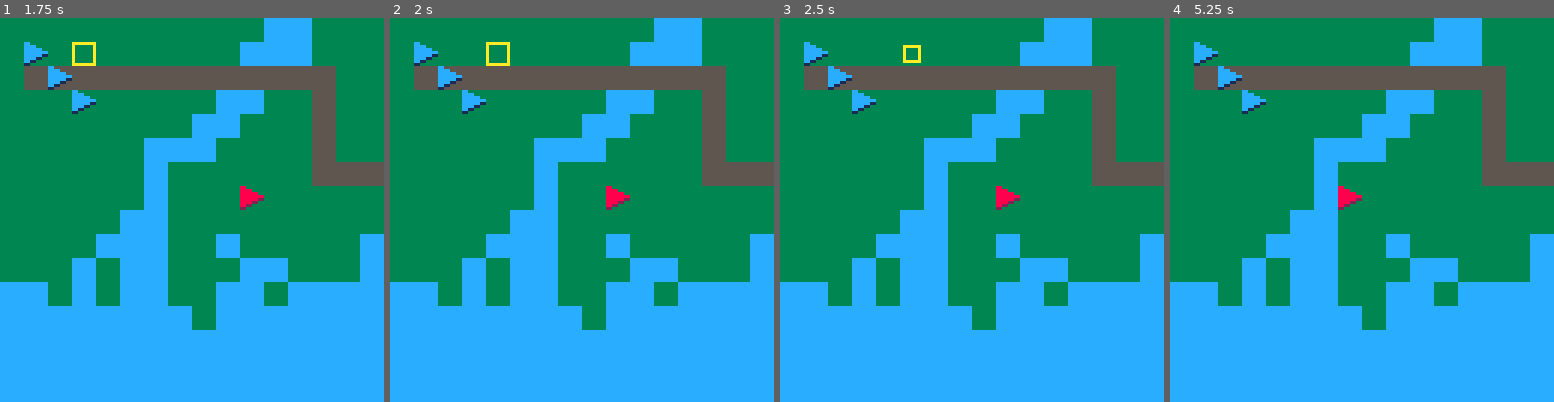
Above: before the commit, frames 1-4 (left to right).
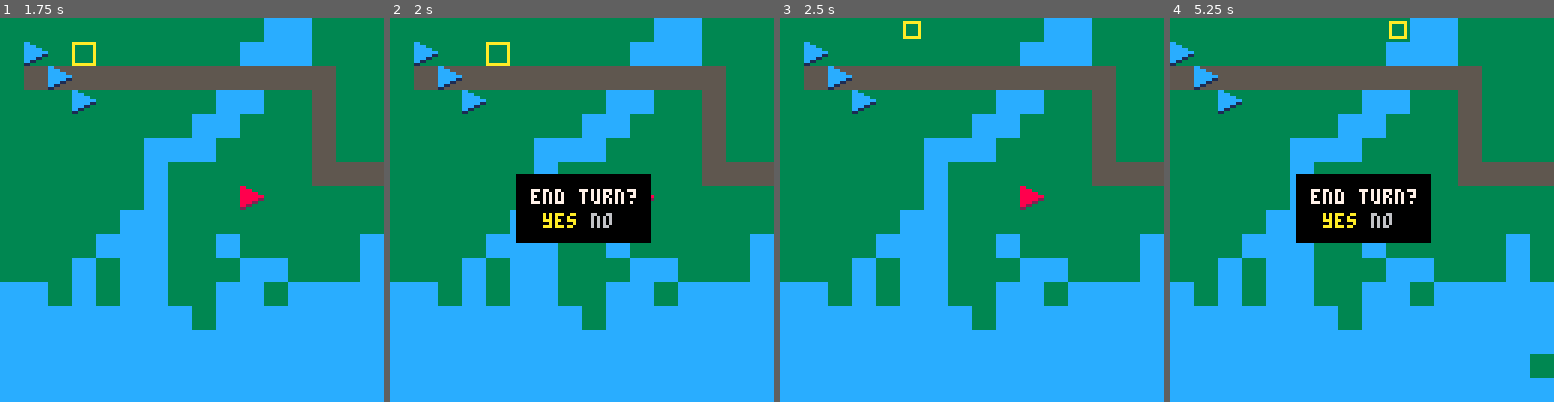
Above: after the commit, the same moments.

Repository: chrisallenlane/balance-of-power
Game: PICO-8 cartridge balance-of-power.p8
Same seed, same stepped clock (60 frames per second), same inputs: the game is played once before the commit and once after it.
Inputs:
- Up to frame 1 (1.75 s): tap X (X key) at 0.33, 1.07 s; tap O (Z key) at 0.7, 1.7 s; hold Right from 1.6 s (still down)
- Up to frame 2 (2 s): keep holding Right; tap X (X key) at 1.85 s
- Up to frame 3 (2.5 s): release Right at 2.1 s; tap O (Z key) at 2.1 s; hold Up 2.15-2.42 s; hold Right from 2.47 s (still down)
- Up to frame 4 (5.25 s): tap O (Z key) every 0.4 s from 2.5 to 4.9 s; tap X (X key) at 2.97, 4.08, 5.2 s; release Right at 3.03 s; hold Left 3.08-3.58 s; hold Down 3.63-3.97 s; hold Right 4.02-4.68 s; hold Up 4.73-5.03 s; hold Left from 5.08 s (still down)

Frame 1 is identical in both runs. In frame 2, 6.3% of the frame differs, in the area x 32-69%, y 40-59%; in frame 3, 0.7%; in frame 4, 26%, in the area x 0-100%, y 0-94%.

Commit message:
feat(Input): implement `Input:once`
- Implement `Input:once` method, which does not produce key repetitions

- Replace `Input:rep` with `Input:once` where appropriate

- Replace `btnp` and `btn` with `Input:once` where appropriate

Diff:
--- a/balance-of-power.p8
+++ b/balance-of-power.p8
@@ -22,6 +22,7 @@
 #include src/player.lua
 #include src/cpu.lua
 #include src/input.lua
+#include src/inputs.lua
 #include src/cell.lua
 #include src/queue.lua
 #include src/astar.lua
--- a/src/cursor.lua
+++ b/src/cursor.lua
@@ -41,7 +41,7 @@
     end
 
     -- "X"
-    if BtnX:rep() then
+    if BtnX:once() then
         -- determine whether a unit is beneath the cursor
         local unit, idx = Unit.at(self.cell.x, self.cell.y, Map.current.units)
 
@@ -94,7 +94,7 @@
 
     -- "Z"
     -- unselect a selected unit
-    if BtnZ:rep() and self.sel then
+    if BtnZ:once() and self.sel then
         self.sel = false
         Radius:clear()
     end
--- a/src/input.lua
+++ b/src/input.lua
@@ -10,6 +10,7 @@
     -- instance properties
     i.frame = 1
     i.wait = 8
+    i.pressed = {cur = false, prev = false}
 
     return i
 end
@@ -19,7 +20,7 @@
     -- if the button was not pressed, set the frame counter to `wait` minus 1.
     -- This ensures that a key press is registered when the key is initially
     -- pressed.
-    if not btn(self.btn) then
+    if not self.pressed.cur then
         self.frame = self.wait - 1
         return false
     end
@@ -36,6 +37,11 @@
     return false
 end
 
+-- Implement functionality similar to `btnp`, but without repetition
+function Input:once()
+    return not self.pressed.prev and self.pressed.cur
+end
+
 -- Initialize globals for reading button inputs
 BtnLeft = Input:new(0)
 BtnRight = Input:new(1)
--- /dev/null
+++ b/src/inputs.lua
@@ -0,0 +1,10 @@
+Inputs = {BtnLeft, BtnRight, BtnUp, BtnDown, BtnX, BtnZ}
+
+-- Poll the inputs. This runs once per update loop.
+function Inputs:poll()
+    for _, input in ipairs(self) do
+        -- record button press state for the current and previous frame
+        input.pressed.prev = input.pressed.cur
+        input.pressed.cur = btn(input.btn)
+    end
+end
--- a/src/main.lua
+++ b/src/main.lua
@@ -17,6 +17,7 @@
 end
 
 function _update60()
+    Inputs:poll()
     Game.screen:update()
 end
 
--- a/src/menu-balance.lua
+++ b/src/menu-balance.lua
@@ -3,10 +3,9 @@
 -- update "end turn?" menu state
 function MenuBalance:update(unit)
     -- close the menu if "Z" is pressed
-    if BtnZ:rep() then self.vis = false end
+    if BtnZ:once() then self.vis = false end
 
     -- move the stat selector
-    -- TODO: replace `rep` with `once`
     if BtnUp:rep() and self.sel >= 2 then
         self.sel = self.sel - 1
     elseif BtnDown:rep() and self.sel <= 2 then
--- a/src/menu-turn-end.lua
+++ b/src/menu-turn-end.lua
@@ -12,12 +12,12 @@
     end
 
     -- selection: "yes"
-    if btn(5) and self.sel == 1 then
+    if BtnX:once() and self.sel == 1 then
         Turn:turn_end()
         self.vis = false
 
         -- selection: "no"
-    elseif btn(4) or (btn(5) and self.sel == 2) then
+    elseif BtnZ:once() or (BtnX:once() and self.sel == 2) then
         self.vis = false
     end
 end
--- a/src/screen-intr.lua
+++ b/src/screen-intr.lua
@@ -1,5 +1,5 @@
 function Screens.intr.update()
-    if BtnX:rep() then Screens.load("battle") end
+    if BtnX:once() then Screens.load("battle") end
 end
 
 function Screens.intr.draw()
--- a/src/screen-title.lua
+++ b/src/screen-title.lua
@@ -4,15 +4,15 @@
     local sel = menu.sel
 
     -- up
-    if BtnUp:rep(2) and sel >= 2 then
+    if BtnUp:once() and sel >= 2 then
         menu.sel = sel - 1
 
         -- down
-    elseif BtnDown:rep(3) and sel <= 2 then
+    elseif BtnDown:once() and sel <= 2 then
         menu.sel = sel + 1
 
         -- "select"
-    elseif BtnX:rep(5) then
+    elseif BtnX:once() then
         -- initialize player 1
         add(Players, Player:new({num = 1, cpu = false}))
 
Not shown, changed: .luacheckrc
Not shown, changed: TODO
